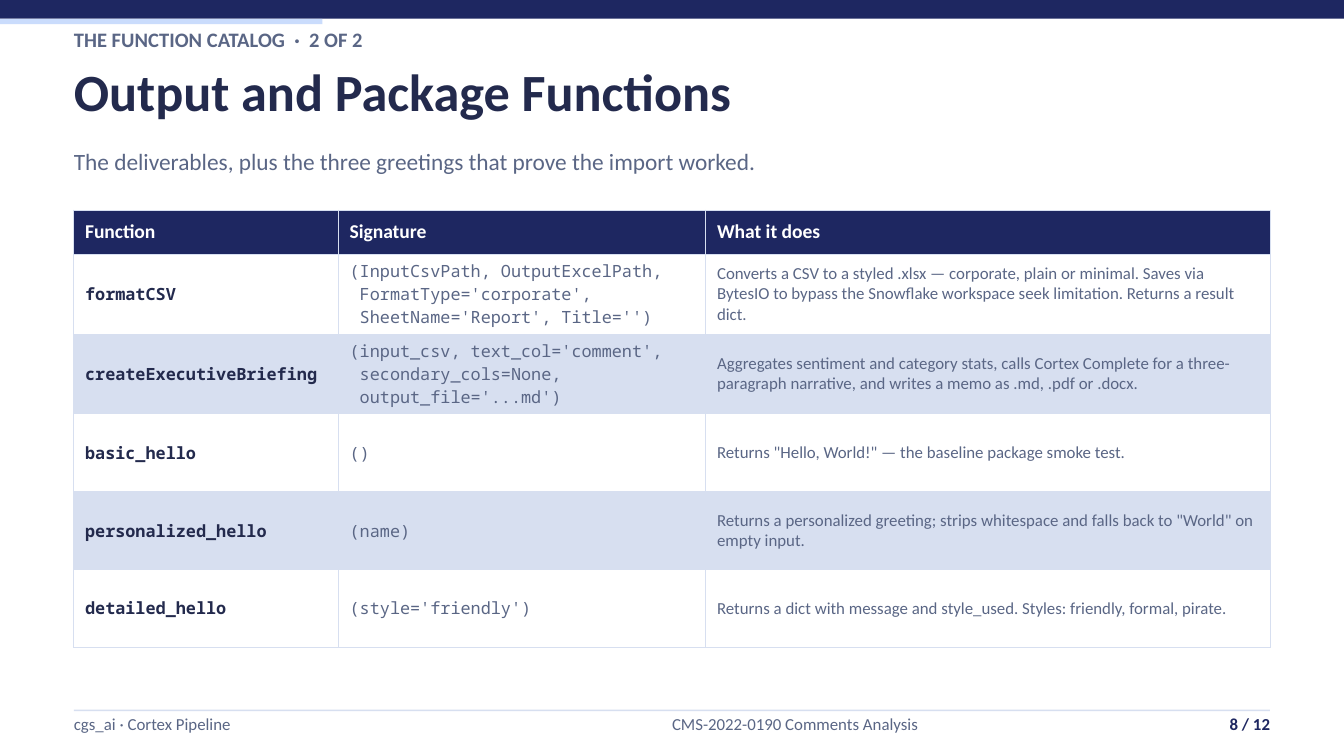
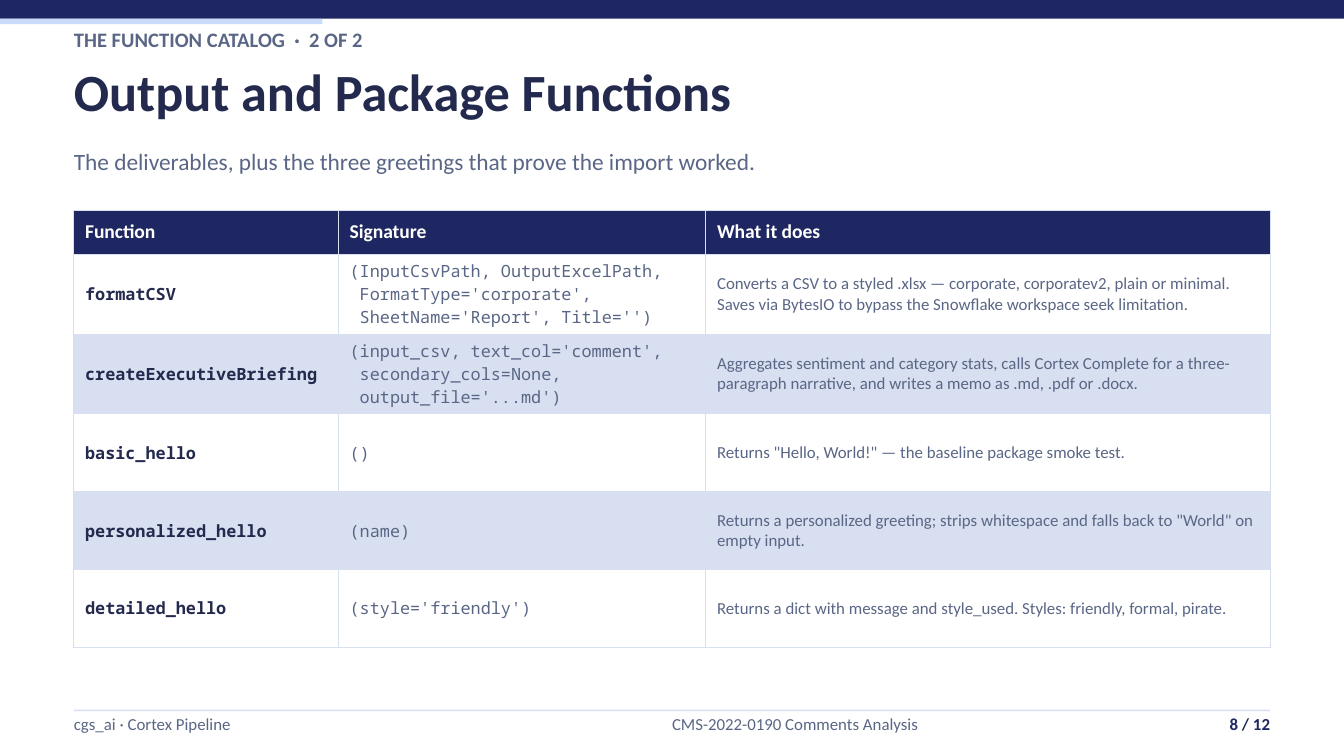
Before and after one commit to ManuelFigMon/tmp1, a slide deck: slide 8 of cgs_ai/CGS_AI_CORTEX_PIPELINE_v1.pptx. Drawn at 1344x756 pixels with LibreOffice and Linux fonts; fonts in the diff are those of the drawing. Boxes give left, top, right and bottom in pixels: in the first picture for what was removed or moved away, otherwise in the second. Text is boxed around its words. In the diff, an @@ line names an element or a change of style, - is before the commit and + after.

```diff
--- a/cgs_ai/CGS_AI_CORTEX_PIPELINE_v1.pptx
+++ b/cgs_ai/CGS_AI_CORTEX_PIPELINE_v1.pptx
@@ table at [74,210,1270,644] @@
-row 2, column 3: Converts a CSV to a styled .xlsx — corporate, plain or minimal. Saves via BytesIO to bypass the Snowflake workspace seek limitation. Returns a result dict.
+row 2, column 3: Converts a CSV to a styled .xlsx — corporate, corporatev2, plain or minimal. Saves via BytesIO to bypass the Snowflake workspace seek limitation.
```
Also in this commit, not shown: 8 other files.
